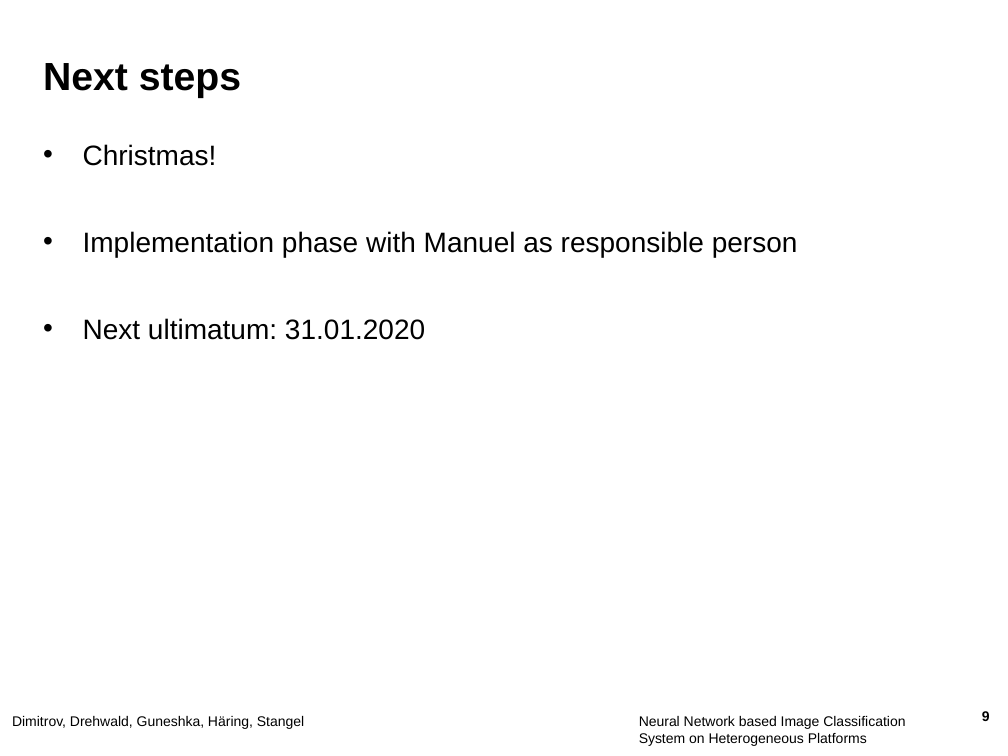
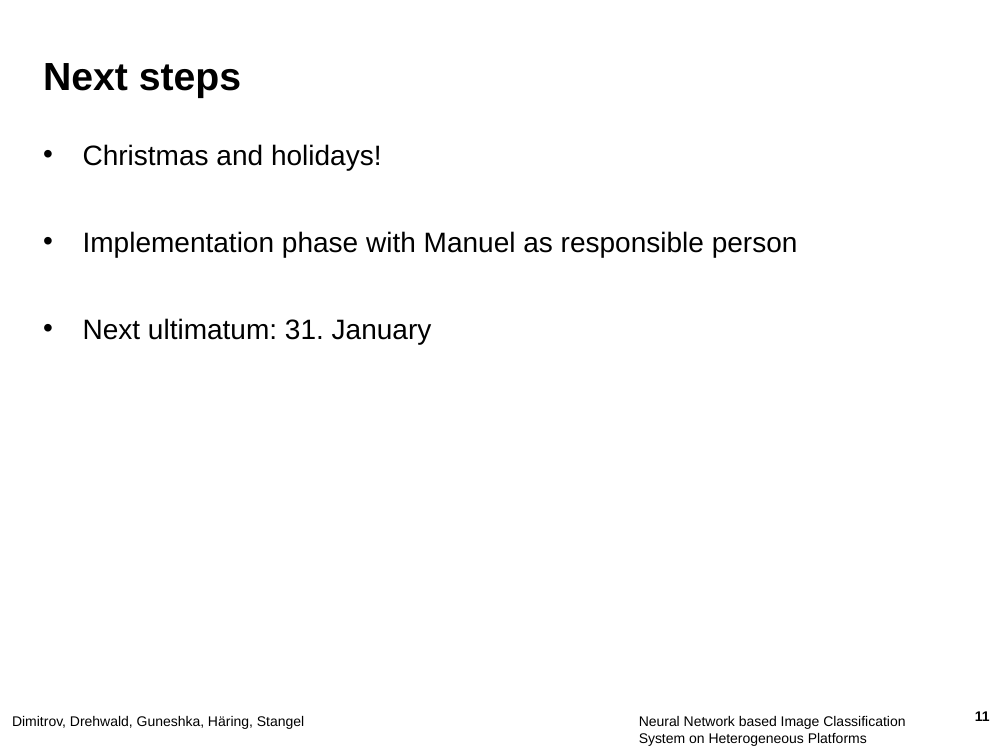
Before and after one commit to JohannesHaering/PSE, a slide deck: slide 11 of DesignPhase/colloqium_design.pptx (slide 9 before the commit). Drawn at 1008x756 pixels with LibreOffice and Linux fonts; fonts in the diff are those of the drawing; background and template pictures are left out. Boxes give left, top, right and bottom in pixels: in the first picture for what was removed or moved away, otherwise in the second. Text is boxed around its words. In the diff, an @@ line names an element or a change of style, - is before the commit and + after.

```diff
--- a/DesignPhase/colloqium_design.pptx
+++ b/DesignPhase/colloqium_design.pptx
@@ text at bbox=[83, 144, 382, 170]: text changed @@
-• Christmas!
+• Christmas and holidays!
@@ text at bbox=[83, 318, 432, 344]: text changed @@
-• Next ultimatum: 31.01.2020
+• Next ultimatum: 31. January
@@ page number at bbox=[975, 711, 990, 721]: text changed @@
-9
+11
```
Also in this commit, not shown: 6 other slides changed, 2 slides added, 7 other files.
